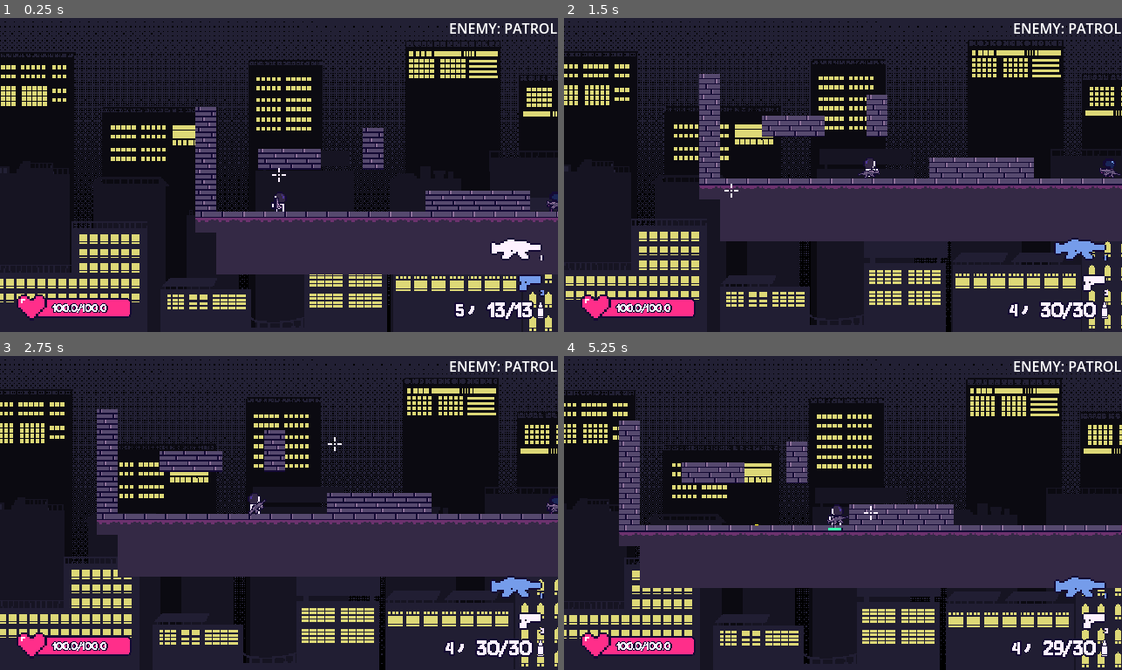
Above: before the commit, frames 1-4 (two rows, left to right).
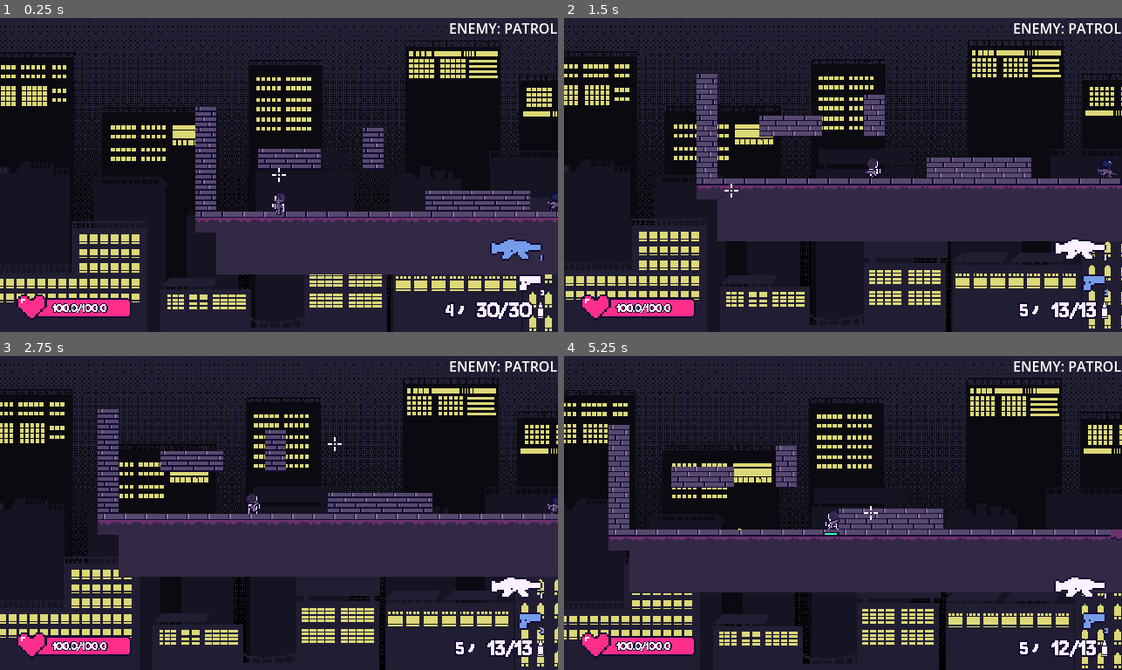
Above: after the commit, the same moments.

Repository: kyteidev/rogueshot
Game: Godot game, scene res://scenes/game_debug.tscn
Same seed, same stepped clock (60 frames per second), same inputs: the game is played once before the commit and once after it.
Inputs (mouse positions are in pixels of both pictures, inside the frame that each line leads up to):
- Up to frame 1 (0.25 s): no input
- Up to frame 2 (1.5 s): move the mouse to (965, 159) at 0.52 s; hold D (player_right) from 0.53 s (still down); tap 1 (weapon_1, bound only before the commit) at 0.6 s; tap W (player_jump) at 0.77 s; tap 2 (weapon_2, bound only before the commit) at 0.8, 1.35 s; move the mouse to (731, 190) at 1.27 s
- Up to frame 3 (2.75 s): tap W (player_jump) at 1.52 s; tap 1 (weapon_1, bound only before the commit) at 1.55 s; move the mouse to (334, 443) at 2.02 s; release D (player_right) at 2.03 s; hold A (player_left) from 2.03 s (still down); hold Z (player_facing_lock) from 2.03 s (still down); tap 2 (weapon_2, bound only before the commit) at 2.3 s
- Up to frame 4 (5.25 s): move the mouse to (815, 575) at 2.77 s; release A (player_left) at 2.78 s; release Z (player_facing_lock) at 2.78 s; hold D (player_right) 2.78-4.28 s; click (815, 575) at 2.85 s; tap W (player_jump) at 3.02, 3.77, 4.52 s; tap 1 (weapon_1, bound only before the commit) at 3.05, 4.35 s; move the mouse to (1010, 560) at 3.52 s; hold Shift (player_sprint) 3.53-4.28 s; tap 2 (weapon_2, bound only before the commit) at 3.8, 5.1 s; move the mouse to (675, 465) at 4.27 s; hold A (player_left) 4.28-5.03 s; move the mouse to (870, 513) at 5.02 s; hold D (player_right) from 5.03 s (still down)

The runs differ from the first frame. In frame 1, 0.8% of the frame differs, in the area x 49-98%, y 55-96%; in frame 2, 2.9%; in frame 3, 1.4%; in frame 4, 9.5%, in the area x 0-100%, y 20-100%.

Commit message:
set primary weapon as default, refactoring code

Diff:
--- a/project.godot
+++ b/project.godot
@@ -37,7 +37,7 @@
 
 [editor_plugins]
 
-enabled=PackedStringArray("res://addons/godot_super-wakatime/plugin.cfg", "res://addons/kanban_tasks/plugin.cfg")
+enabled=PackedStringArray("res://addons/godot_super-wakatime/plugin.cfg")
 
 [file_customization]
 
@@ -104,12 +104,12 @@
 "events": [Object(InputEventKey,"resource_local_to_scene":false,"resource_name":"","device":-1,"window_id":0,"alt_press …(192 unchanged characters)…
 ]
 }
-weapon_1={
+weapon_primary={
 "deadzone": 0.2,
 "events": [Object(InputEventKey,"resource_local_to_scene":false,"resource_name":"","device":-1,"window_id":0,"alt_press …(191 unchanged characters)…
 ]
 }
-weapon_2={
+weapon_secondary={
 "deadzone": 0.2,
 "events": [Object(InputEventKey,"resource_local_to_scene":false,"resource_name":"","device":-1,"window_id":0,"alt_press …(191 unchanged characters)…
 ]
--- a/scenes/weapons/weapon.tscn
+++ b/scenes/weapons/weapon.tscn
@@ -11,6 +11,18 @@
 [node name="Timer" type="Timer" parent="." unique_id=873251949]
 one_shot = true
 
+[node name="Rifle1" type="Sprite2D" parent="." unique_id=163470129]
+visible = false
+scale = Vector2(0.6, 0.6)
+texture = ExtResource("3_bmw2d")
+offset = Vector2(3, 0)
+
+[node name="Muzzle" type="Marker2D" parent="Rifle1" unique_id=1974145427]
+position = Vector2(16, -0.5)
+
+[node name="Ejection" type="Marker2D" parent="Rifle1" unique_id=2008065357]
+position = Vector2(1.5, -0.5)
+
 [node name="Pistol" type="Sprite2D" parent="." unique_id=1996490115]
 visible = false
 scale = Vector2(0.75, 0.75)
@@ -22,15 +34,3 @@
 
 [node name="Ejection" type="Marker2D" parent="Pistol" unique_id=671354294]
 position = Vector2(1.3333334, -2.6666667)
-
-[node name="Rifle1" type="Sprite2D" parent="." unique_id=163470129]
-visible = false
-scale = Vector2(0.6, 0.6)
-texture = ExtResource("3_bmw2d")
-offset = Vector2(3, 0)
-
-[node name="Muzzle" type="Marker2D" parent="Rifle1" unique_id=1974145427]
-position = Vector2(16, -0.5)
-
-[node name="Ejection" type="Marker2D" parent="Rifle1" unique_id=2008065357]
-position = Vector2(1.5, -0.5)
--- a/scripts/hud.gd
+++ b/scripts/hud.gd
@@ -82,8 +82,8 @@
 
 	# update equipped weapon display
 	# TODO: when inventory system is done, primary should have index 0
-	primary_weapon.modulate = EQUIPPED_WEAPON_COLOR if weapon.weapon_index == 1 else BASE_WEAPON_COLOR
-	secondary_weapon.modulate = EQUIPPED_WEAPON_COLOR if weapon.weapon_index == 0 else BASE_WEAPON_COLOR
+	primary_weapon.modulate = EQUIPPED_WEAPON_COLOR if weapon.weapon_index == 0 else BASE_WEAPON_COLOR
+	secondary_weapon.modulate = EQUIPPED_WEAPON_COLOR if weapon.weapon_index == 1 else BASE_WEAPON_COLOR
 
 	# DEBUG SECTION
 	if enemy:
--- a/scripts/weapon/weapon.gd
+++ b/scripts/weapon/weapon.gd
@@ -251,9 +251,9 @@
 		_equip_weapon(next_index)
 
 	# manually select primary/secondary weapon
-	if Input.is_action_just_pressed("weapon_1"):
+	if Input.is_action_just_pressed("weapon_primary"):
 		_equip_weapon(0)
-	elif Input.is_action_just_pressed("weapon_2"):
+	elif Input.is_action_just_pressed("weapon_secondary"):
 		_equip_weapon(1)
 
 
